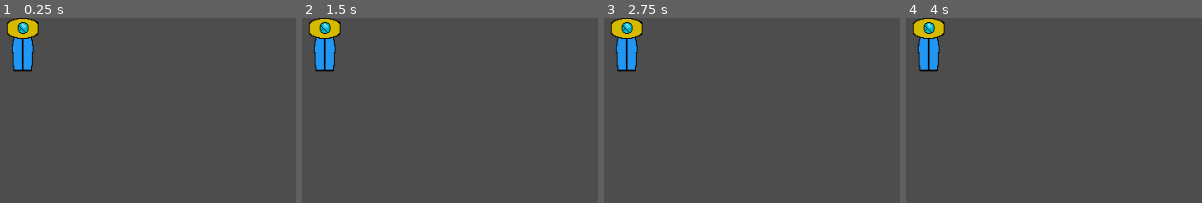
Above: before the commit, frames 1-4 (left to right).
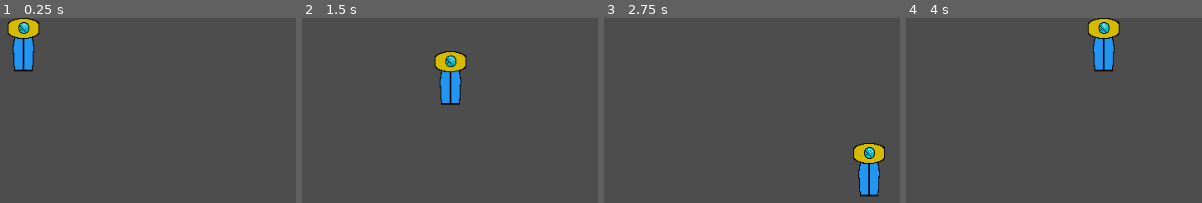
Above: after the commit, the same moments.

Repository: nf12pro/ChronoAnchor
Game: Godot game, scene res://scenes/player.tscn
Two runs of this game, one before a commit and one after it. Both use one fixed random seed, a clock stepped at 60 frames per second and the inputs below.
Inputs:
- Up to frame 1 (0.25 s): no input
- Up to frame 2 (1.5 s): hold Right (move_right, bound only after the commit) 0.53-1.28 s; hold S (move_down, bound only after the commit) from 1.28 s (still down)
- Up to frame 3 (2.75 s): release S (move_down, bound only after the commit) at 2.03 s; hold Right (move_right, bound only after the commit) from 2.03 s (still down)
- Up to frame 4 (4 s): release Right (move_right, bound only after the commit) at 2.78 s; hold W (move_up, bound only after the commit) 2.78-3.53 s; hold A (move_left, bound only after the commit) from 3.53 s (still down)

The runs differ from the first frame. In frame 1, 0.8% of the frame differs, in the area x 2-14%, y 0-29%; in frame 2, 4.6%, in the area x 2-56%, y 0-48%; in frame 3, 4.5%; in frame 4, 4.5%.

Commit message:
Basic Movement

Diff:
--- a/project.godot
+++ b/project.godot
@@ -28,6 +28,33 @@
 naming/node_name_casing=2
 naming/script_name_casing=2
 
+[input]
+
+move_left={
+"deadzone": 0.2,
+"events": [Object(InputEventKey,"resource_local_to_scene":false,"resource_name":"","device":16,"window_id":0,"alt_pressed":false,"shift_pressed":false,"ctrl_pressed":false,"meta_pressed":false,"pressed":false,"keycode":0,"physical_keycode":65,"key_label":0,"unicode":0,"location":0,"echo":false,"script":null)
+, Object(InputEventKey,"resource_local_to_scene":false,"resource_name":"","device":16,"window_id":0,"alt_pressed":false,"shift_pressed":false,"ctrl_pressed":false,"meta_pressed":false,"pressed":false,"keycode":0,"physical_keycode":4194319,"key_label":0,"unicode":0,"location":0,"echo":false,"script":null)
+]
+}
+move_right={
+"deadzone": 0.2,
+"events": [Object(InputEventKey,"resource_local_to_scene":false,"resource_name":"","device":-1,"window_id":0,"alt_pressed":false,"shift_pressed":false,"ctrl_pressed":false,"meta_pressed":false,"pressed":false,"keycode":0,"physical_keycode":4194321,"key_label":0,"unicode":0,"location":0,"echo":false,"script":null)
+, Object(InputEventKey,"resource_local_to_scene":false,"resource_name":"","device":-1,"window_id":0,"alt_pressed":false,"shift_pressed":false,"ctrl_pressed":false,"meta_pressed":false,"pressed":false,"keycode":0,"physical_keycode":68,"key_label":0,"unicode":100,"location":0,"echo":false,"script":null)
+]
+}
+move_up={
+"deadzone": 0.2,
+"events": [Object(InputEventKey,"resource_local_to_scene":false,"resource_name":"","device":-1,"window_id":0,"alt_pressed":false,"shift_pressed":false,"ctrl_pressed":false,"meta_pressed":false,"pressed":false,"keycode":0,"physical_keycode":87,"key_label":0,"unicode":119,"location":0,"echo":false,"script":null)
+, Object(InputEventKey,"resource_local_to_scene":false,"resource_name":"","device":-1,"window_id":0,"alt_pressed":false,"shift_pressed":false,"ctrl_pressed":false,"meta_pressed":false,"pressed":false,"keycode":0,"physical_keycode":4194320,"key_label":0,"unicode":0,"location":0,"echo":false,"script":null)
+]
+}
+move_down={
+"deadzone": 0.2,
+"events": [Object(InputEventKey,"resource_local_to_scene":false,"resource_name":"","device":-1,"window_id":0,"alt_pressed":false,"shift_pressed":false,"ctrl_pressed":false,"meta_pressed":false,"pressed":false,"keycode":0,"physical_keycode":83,"key_label":0,"unicode":115,"location":0,"echo":false,"script":null)
+, Object(InputEventKey,"resource_local_to_scene":false,"resource_name":"","device":-1,"window_id":0,"alt_pressed":false,"shift_pressed":false,"ctrl_pressed":false,"meta_pressed":false,"pressed":false,"keycode":0,"physical_keycode":4194322,"key_label":0,"unicode":0,"location":0,"echo":false,"script":null)
+]
+}
+
 [layer_names]
 
 2d_physics/layer_1="World"
--- a/scenes/player.tscn
+++ b/scenes/player.tscn
@@ -1,6 +1,7 @@
 [gd_scene format=3 uid="uid://bwiio5rwwi5dp"]
 
 [ext_resource type="Texture2D" uid="uid://cyx23xojcaqrv" path="res://assets/prototype_player_default_animation.png" id="1_3vyb7"]
+[ext_resource type="Script" uid="uid://4q0crsc2o25v" path="res://scripts/player.gd" id="1_g2els"]
 
 [sub_resource type="AtlasTexture" id="AtlasTexture_g2els"]
 atlas = ExtResource("1_3vyb7")
@@ -25,16 +26,17 @@
 }]
 
 [sub_resource type="RectangleShape2D" id="RectangleShape2D_hv2ic"]
-size = Vector2(34, 59)
+size = Vector2(32, 58)
 
 [node name="player" type="CharacterBody2D" unique_id=142865822]
+script = ExtResource("1_g2els")
 
 [node name="animated_sprite_2d" type="AnimatedSprite2D" parent="." unique_id=2084851377]
 position = Vector2(32, 32)
 sprite_frames = SubResource("SpriteFrames_6esg4")
 autoplay = "default"
-frame_progress = 0.8403753
+frame_progress = 0.12391861
 
 [node name="collision_shape_2d" type="CollisionShape2D" parent="." unique_id=1128658469]
-position = Vector2(33, 31.5)
+position = Vector2(32, 32)
 shape = SubResource("RectangleShape2D_hv2ic")
--- /dev/null
+++ b/scripts/player.gd
@@ -0,0 +1,12 @@
+extends CharacterBody2D
+
+const original_speed = 200
+
+func get_input():
+	var input_direction = Input.get_vector("move_left", "move_right", "move_up", "move_down")
+	velocity = input_direction * original_speed
+
+@warning_ignore("unused_parameter")
+func _physics_process(delta):
+	get_input()
+	move_and_slide()
Not shown, added: scripts/player.gd.uid
